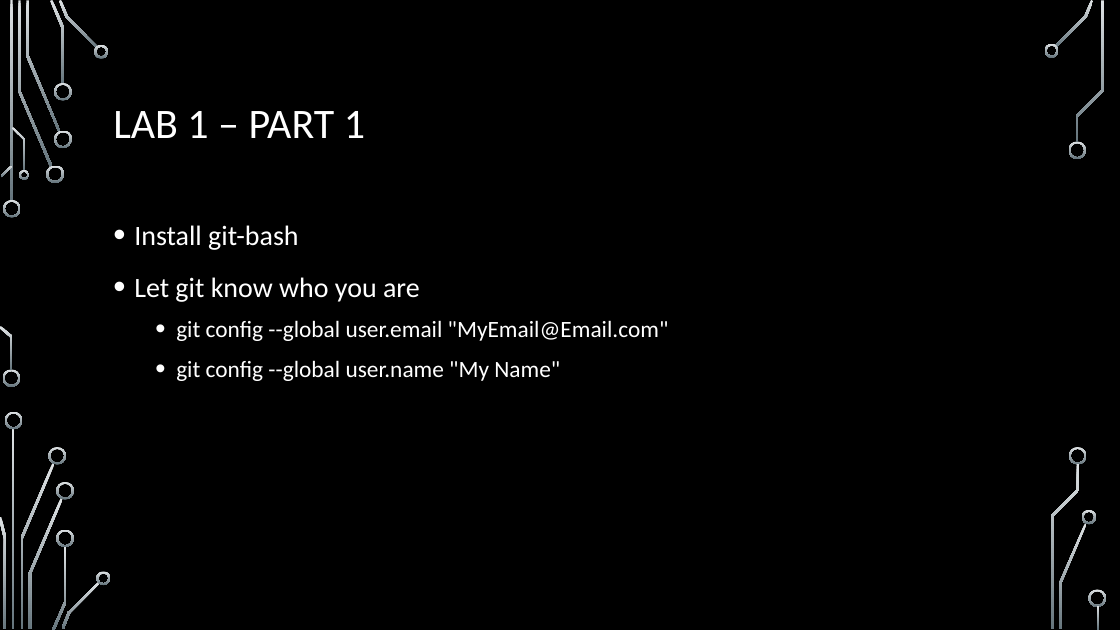
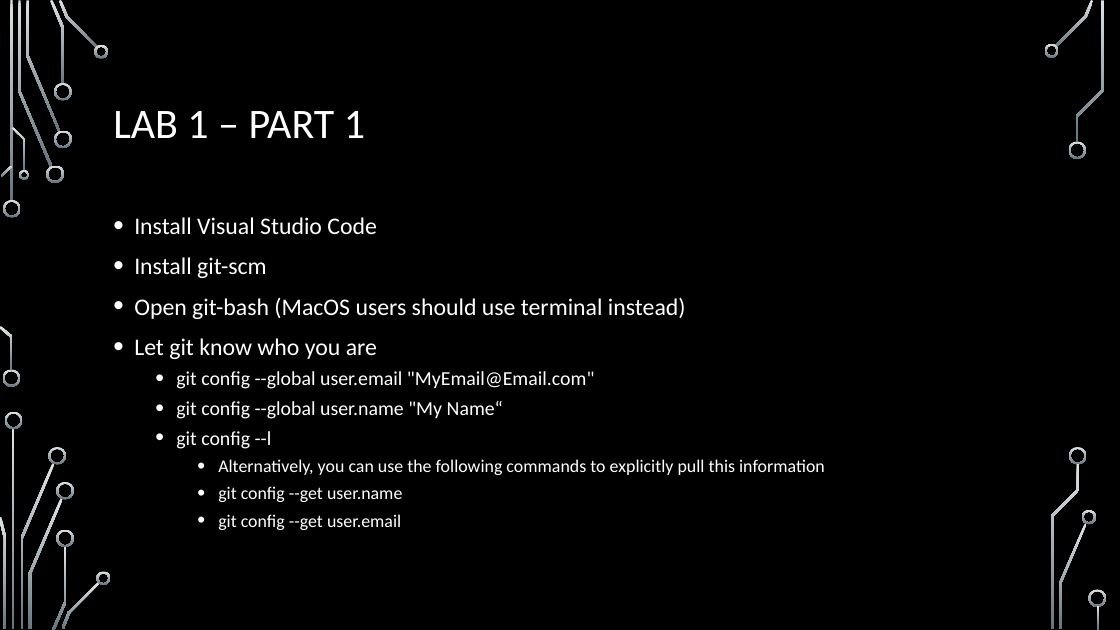
Before and after one commit to onideus/github-101-website, a slide deck: slide 9 of resources/Introduction to github.pptx. Drawn at 1120x630 pixels with LibreOffice and Linux fonts; fonts in the diff are those of the drawing; background and template pictures are left out. Boxes give left, top, right and bottom in pixels: in the first picture for what was removed or moved away, otherwise in the second. Text is boxed around its words. In the diff, an @@ line names an element or a change of style, - is before the commit and + after.

Commit message:
Removed lab 1 part 2, dropped the branching lab (previously lab 2) to be lab 1 part 2. Lab 3 is now lab 2, with presentation having only 2 labs total. Website updated to correspond to changes.

```diff
--- a/resources/Introduction to github.pptx
+++ b/resources/Introduction to github.pptx
@@ text at [134, 217, 686, 319]: text changed; size 24 to 20.4 pt @@
-• Install git-bash
+• Install Visual Studio Code
+• Install git-scm
+• Open git-bash (MacOS users should use terminal instead)
@@ text at [134, 338, 595, 389]: size 24 to 20.4 pt in "Let git know who you are"; size 20 to 17 pt in "git config --global user.email "MyEmail@Email.com""; line spacing 1.2 to 1 @@
@@ text at [176, 401, 825, 530]: text changed; size 20 to 15.3 pt @@
-  • git config --global user.name "My Name"
+  • git config --global user.name "My Name“
+  • git config --l
+    • Alternatively, you can use the following commands to explicitly pull this information
+    • git config --get user.name
+    • git config --get user.email
```
Also in this commit, not shown: 4 other slides changed, 6 slides removed, 1 other file.
